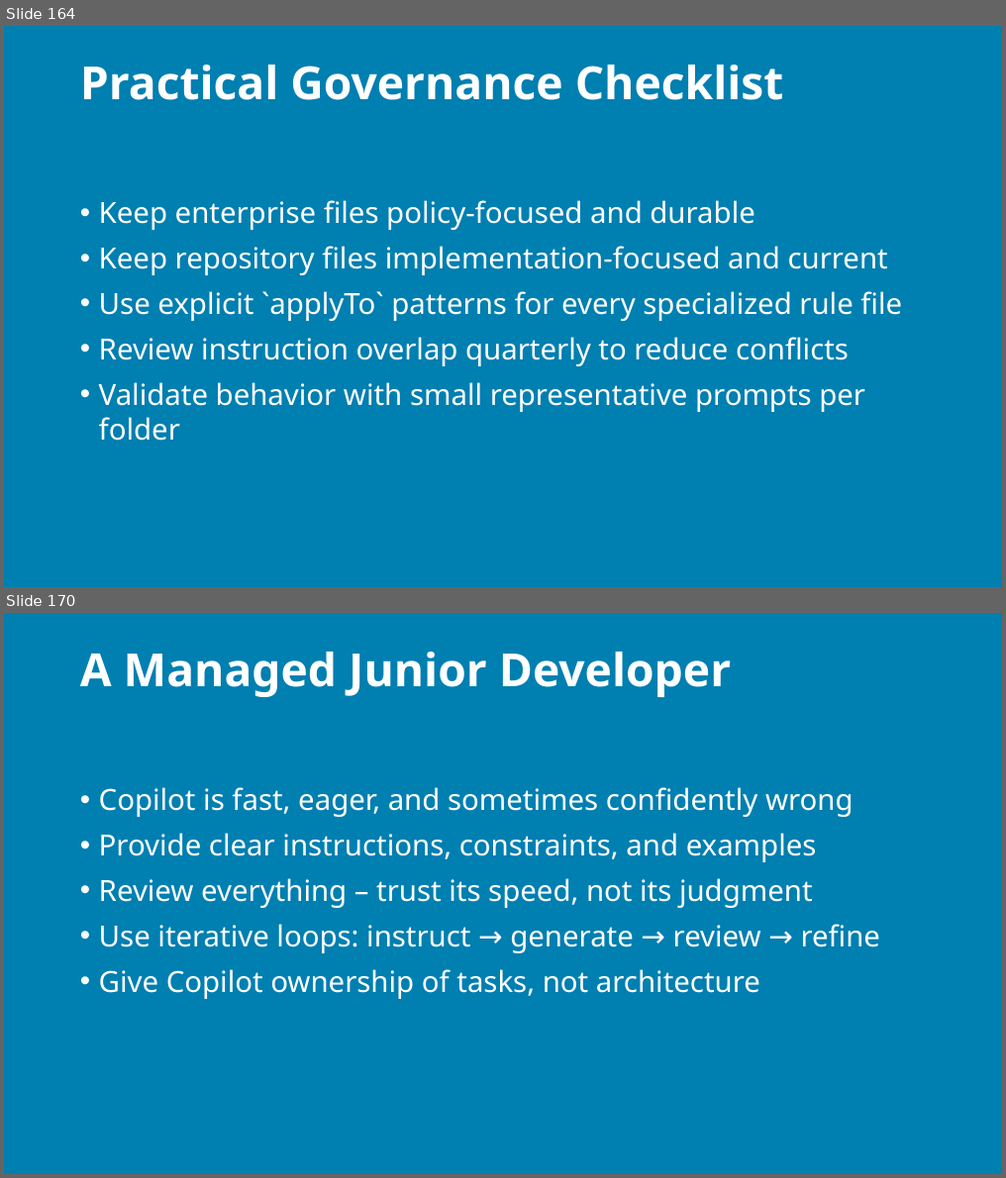
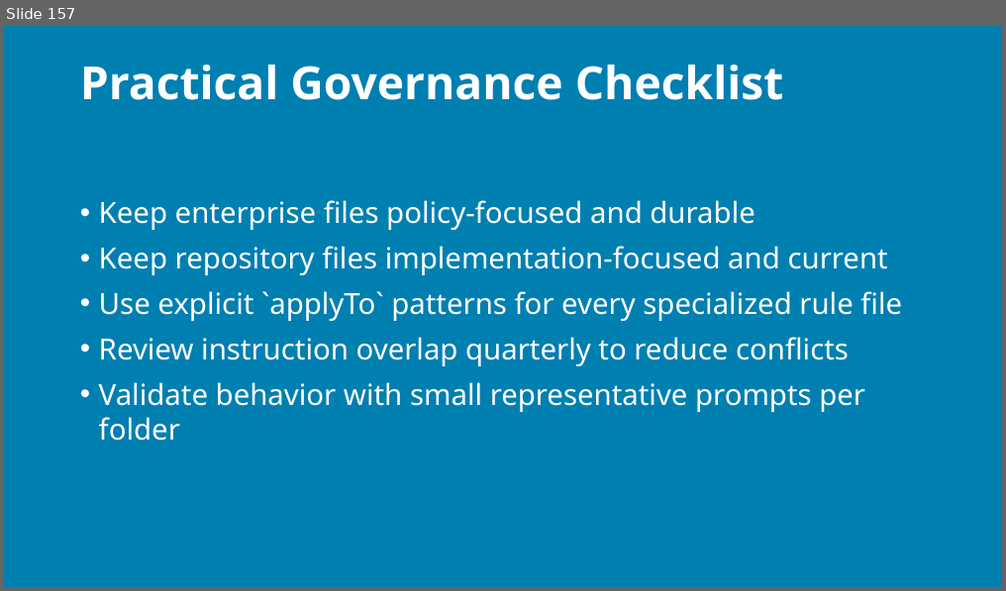
Before and after one commit to j0hnnymiller/AI-Assisted-Software-Development, a slide deck: slides/output/aiasd-311-monday-draft.pptx. Shown one above the other, each under a label of ours: slides 164 and 170 before the commit, slide 157 after it; the slides between them are not shown. The pictures are 1006x1178 and 1006x591 pixels, drawn with LibreOffice and Linux fonts; fonts in the diff are those of the drawing; background and template pictures are left out. Boxes give left, top, right and bottom in pixels: in the first picture for what was removed or moved away, otherwise in the second. Text is boxed around its words. In the diff, an @@ line names an element or a change of style, - is before the commit and + after.

```diff
--- a/slides/output/aiasd-311-monday-draft.pptx
+++ b/slides/output/aiasd-311-monday-draft.pptx
@@ slide 170 removed at [4,613,1002,1174], background picture (left out) @@
@@ title removed at [80,652,731,697] @@
-A Managed Junior Developer
@@ text removed at [99,787,880,999] @@
-• Copilot is fast, eager, and sometimes confidently wrong
-• Provide clear instructions, constraints, and examples
-• Review everything – trust its speed, not its judgment
-• Use iterative loops: instruct → generate → review → refine
-• Give Copilot ownership of tasks, not architecture
@@ what was slide 164 is now slide 157 @@
```
Also in this commit, not shown: 130 slides changed, 3 slides added, 24 other slides removed, 31 other files.
